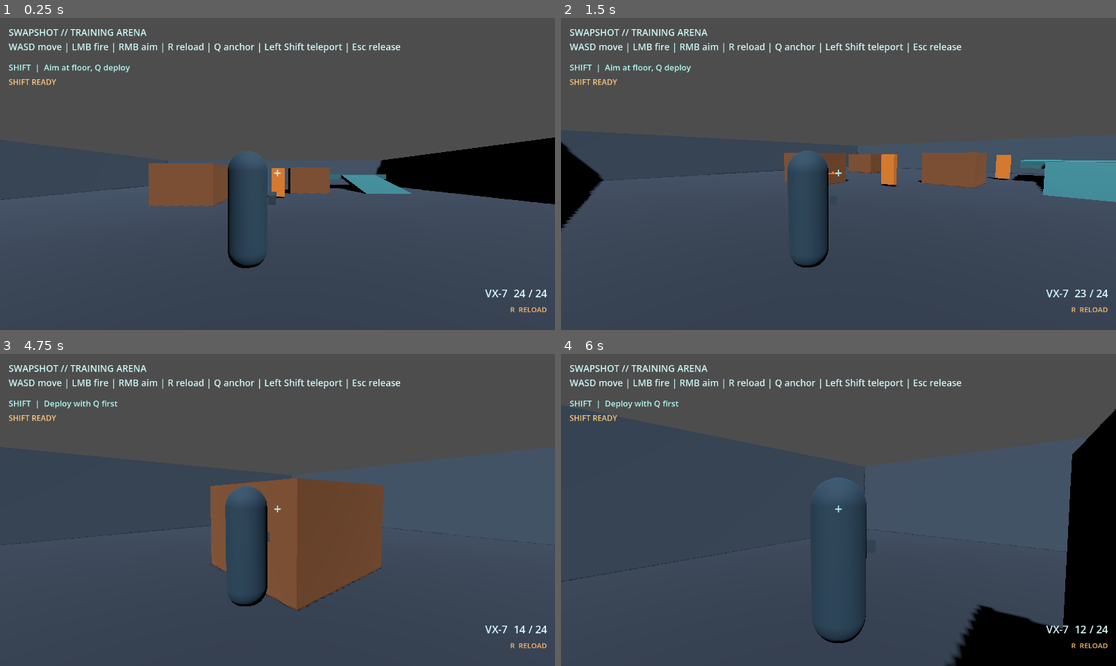
Above: before the commit, frames 1-4 (two rows, left to right).
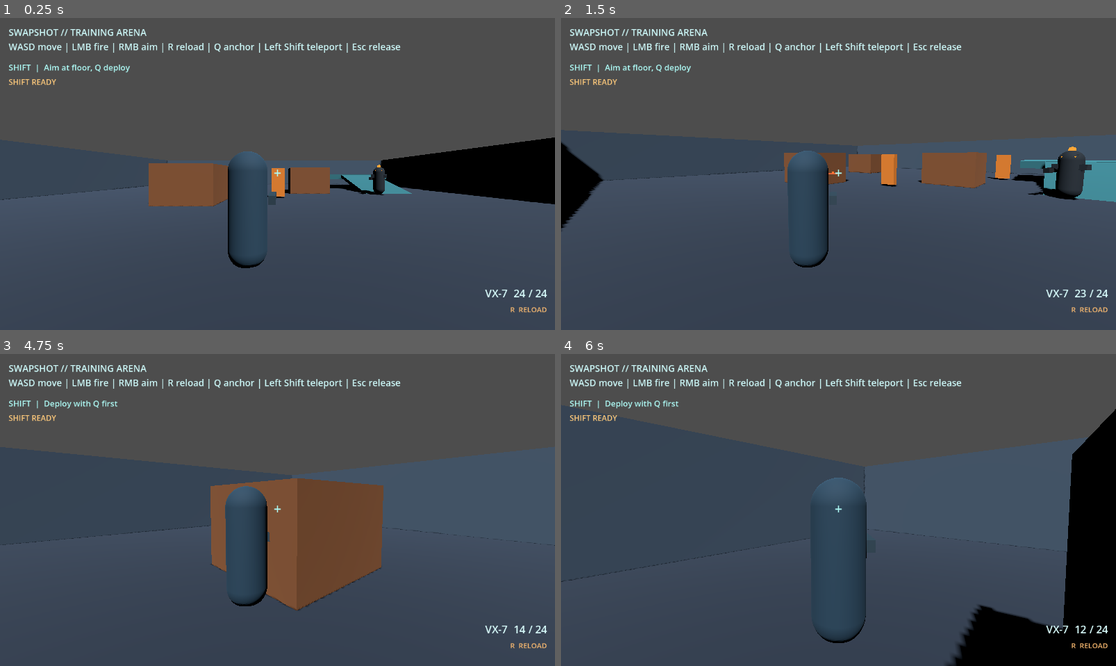
Above: after the commit, the same moments.

Repository: mishraaditya595/swapshot
Game: Godot game, scene res://scenes/main.tscn
Two runs of this game, one before a commit and one after it. Both use one fixed random seed, a clock stepped at 60 frames per second and the inputs below.
Inputs (mouse positions are in pixels of both pictures, inside the frame that each line leads up to):
- Up to frame 1 (0.25 s): no input
- Up to frame 2 (1.5 s): tap Enter at 0.5 s; move the mouse to (960, 158) at 0.52 s; hold D (move_right) 0.53-1.28 s; hold Right mouse button (aim) 0.53-1.28 s; click (960, 158) at 0.8 s; move the mouse to (810, 174) at 1.27 s; hold W (move_forward) from 1.28 s (still down); click (810, 174) at 1.35 s
- Up to frame 3 (4.75 s): keep holding W (move_forward); right-click (249, 510) at 1.55 s; move the mouse to (288, 503) at 2.02 s; hold Right mouse button (aim) 2.03-2.78 s; click (288, 503) at 2.3 s; move the mouse to (271, 516) at 2.77 s; tap Q (deploy_anchor) at 2.85 s; click (271, 516) at 2.92 s; right-click (271, 516) at 3.05 s; move the mouse to (316, 513) at 3.52 s; press the mouse at (316, 513) at 3.53 s; move the mouse to (233, 506) at 4.27 s; release the mouse at (233, 506) at 4.28 s; tap Shift (shift_teleport) at 4.35 s; right-click (233, 506) at 4.55 s
- Up to frame 4 (6 s): move the mouse to (844, 510) at 5.02 s; hold Right mouse button (aim) 5.03-5.78 s; click (844, 510) at 5.3 s; move the mouse to (816, 503) at 5.77 s; release W (move_forward) at 5.78 s; hold D (move_right) from 5.78 s (still down); click (816, 503) at 5.85 s

The runs differ from the first frame. In frame 1, 0.2% of the frame differs, in the area x 64-70%, y 46-57%; in frame 2, 0.9%, in the area x 84-96%, y 41-59%; in frame 3, less than 0.1%; in frame 4, less than 0.1%.

Commit message:
MS-05: add damageable Helix guard and echo-aware combat

Diff:
--- /dev/null
+++ b/scenes/enemies/security_trooper.tscn
@@ -0,0 +1,101 @@
+[gd_scene load_steps=13 format=3]
+
+[ext_resource type="Script" path="res://scripts/security_trooper.gd" id="1_ai"]
+
+[sub_resource type="CapsuleShape3D" id="Collider"]
+radius = 0.43
+height = 1.9
+
+[sub_resource type="StandardMaterial3D" id="Armor"]
+albedo_color = Color(0.13, 0.17, 0.21, 1)
+roughness = 0.86
+
+[sub_resource type="StandardMaterial3D" id="Helmet"]
+albedo_color = Color(0.22, 0.26, 0.29, 1)
+roughness = 0.7
+
+[sub_resource type="StandardMaterial3D" id="Amber"]
+albedo_color = Color(0.97, 0.47, 0.13, 1)
+emission_enabled = true
+emission = Color(0.7, 0.25, 0.02, 1)
+
+[sub_resource type="StandardMaterial3D" id="Gunmetal"]
+albedo_color = Color(0.07, 0.09, 0.12, 1)
+
+[sub_resource type="CapsuleMesh" id="BodyMesh"]
+radius = 0.39
+mid_height = 1.08
+material = SubResource("Armor")
+
+[sub_resource type="BoxMesh" id="HeadMesh"]
+size = Vector3(0.53, 0.37, 0.5)
+material = SubResource("Helmet")
+
+[sub_resource type="BoxMesh" id="ShouldersMesh"]
+size = Vector3(1.04, 0.22, 0.49)
+material = SubResource("Armor")
+
+[sub_resource type="BoxMesh" id="VisorMesh"]
+size = Vector3(0.42, 0.13, 0.08)
+material = SubResource("Amber")
+
+[sub_resource type="BoxMesh" id="GunMesh"]
+size = Vector3(0.2, 0.2, 0.82)
+material = SubResource("Gunmetal")
+
+[sub_resource type="SphereMesh" id="SignalMesh"]
+radius = 0.115
+height = 0.23
+
+[node name="SecurityTrooper" type="StaticBody3D" groups=["enemy"]]
+collision_layer = 1
+collision_mask = 1
+script = ExtResource("1_ai")
+
+[node name="CollisionShape3D" type="CollisionShape3D" parent="."]
+shape = SubResource("Collider")
+
+[node name="VisualRoot" type="Node3D" parent="."]
+rotation = Vector3(0, 3.1415927, 0)
+
+[node name="Body" type="MeshInstance3D" parent="VisualRoot"]
+mesh = SubResource("BodyMesh")
+
+[node name="Head" type="MeshInstance3D" parent="VisualRoot"]
+position = Vector3(0, 0.67, 0)
+mesh = SubResource("HeadMesh")
+
+[node name="Shoulders" type="MeshInstance3D" parent="VisualRoot"]
+position = Vector3(0, 0.32, 0)
+mesh = SubResource("ShouldersMesh")
+
+[node name="Visor" type="MeshInstance3D" parent="VisualRoot"]
+position = Vector3(0, 0.69, -0.28)
+mesh = SubResource("VisorMesh")
+
+[node name="Weapon" type="MeshInstance3D" parent="VisualRoot"]
+position = Vector3(0.51, 0.16, -0.32)
+mesh = SubResource("GunMesh")
+
+[node name="Eye" type="Marker3D" parent="VisualRoot"]
+position = Vector3(0, 0.62, -0.23)
+
+[node name="Muzzle" type="Marker3D" parent="VisualRoot"]
+position = Vector3(0.51, 0.17, -0.79)
+
+[node name="AlertLamp" type="MeshInstance3D" parent="VisualRoot"]
+position = Vector3(0, 1.04, 0)
+mesh = SubResource("SignalMesh")
+visible = false
+
+[node name="WarningFlash" type="MeshInstance3D" parent="VisualRoot"]
+position = Vector3(0.51, 0.17, -0.83)
+scale = Vector3(1.7, 1.7, 1.7)
+mesh = SubResource("SignalMesh")
+visible = false
+
+[node name="MuzzleFlash" type="MeshInstance3D" parent="VisualRoot"]
+position = Vector3(0.51, 0.17, -0.84)
+scale = Vector3(2.4, 2.4, 2.4)
+mesh = SubResource("SignalMesh")
+visible = false
--- /dev/null
+++ b/scenes/levels/ms05_firefight.tscn
@@ -0,0 +1,11 @@
+[gd_scene load_steps=3 format=3]
+
+[ext_resource type="PackedScene" path="res://scenes/levels/greybox_arena.tscn" id="1_arena"]
+[ext_resource type="PackedScene" path="res://scenes/enemies/security_trooper.tscn" id="2_trooper"]
+
+[node name="MS05Firefight" type="Node3D"]
+
+[node name="Arena" parent="." instance=ExtResource("1_arena")]
+
+[node name="HelixTrooper" parent="." instance=ExtResource("2_trooper")]
+position = Vector3(8.0, 1.03, -1.0)
--- a/scenes/main.tscn
+++ b/scenes/main.tscn
@@ -1,7 +1,7 @@
 [gd_scene load_steps=2 format=3]
 
-[ext_resource type="PackedScene" path="res://scenes/levels/greybox_arena.tscn" id="1_arena"]
+[ext_resource type="PackedScene" path="res://scenes/levels/ms05_firefight.tscn" id="1_encounter"]
 
 [node name="Swapshot" type="Node3D"]
 
-[node name="TrainingArena" parent="." instance=ExtResource("1_arena")]
+[node name="Firefight" parent="." instance=ExtResource("1_encounter")]
--- a/scripts/player_controller.gd
+++ b/scripts/player_controller.gd
@@ -1,5 +1,12 @@
 extends CharacterBody3D
 ## MS-01 third-person locomotion. Combat and SHIFT are implemented in later milestones.
+
+signal health_changed(remaining: float, maximum: float)
+signal died()
+
+@export_range(1.0, 500.0, 1.0) var max_health: float = 100.0
+var health: float = 100.0
+var is_alive: bool = true
 
 @export var move_speed: float = 6.0
 @export var acceleration: float = 22.0
@@ -15,12 +22,36 @@
 
 
 func _ready() -> void:
+    health = max_health
+    health_changed.emit(health, max_health)
     # A click enters look mode. Escape (or losing window focus) releases it.
     Input.mouse_mode = Input.MOUSE_MODE_VISIBLE
     get_window().focus_exited.connect(_release_mouse)
 
 
+# MS-05 minimal damage receiver. MS-06 owns the HUD, retry and full death flow.
+func apply_damage(amount: float) -> void:
+    if not is_alive or amount <= 0.0:
+        return
+    health = maxf(0.0, health - amount)
+    health_changed.emit(health, max_health)
+    if health <= 0.0:
+        is_alive = false
+        velocity = Vector3.ZERO
+        $ShiftAbility.set_owner_alive(false)
+        died.emit()
+
+
+func reset_health() -> void:
+    health = max_health
+    is_alive = true
+    health_changed.emit(health, max_health)
+    $ShiftAbility.set_owner_alive(true)
+
+
 func _unhandled_input(event: InputEvent) -> void:
+    if not is_alive:
+        return
     if event.is_action_pressed("release_mouse"):
         _release_mouse()
         get_viewport().set_input_as_handled()
@@ -51,6 +82,9 @@
 
 
 func _physics_process(delta: float) -> void:
+    if not is_alive:
+        velocity = Vector3.ZERO
+        return
     var input_vector: Vector2 = Input.get_vector(
         "move_left", "move_right", "move_forward", "move_backward"
     )
--- /dev/null
+++ b/scripts/security_trooper.gd
@@ -0,0 +1,296 @@
+extends StaticBody3D
+## MS-05: one stationary Helix guard with deterministic combat and SHIFT distraction.
+
+signal state_changed(next_state: int)
+signal damaged(remaining_health: float)
+signal destroyed()
+signal shot_fired(hit_player: bool)
+signal echo_distracted(world_position: Vector3)
+
+enum State { IDLE, ALERT, ATTACK, DEAD }
+
+@export_range(1.0, 500.0, 1.0) var max_health: float = 100.0
+@export_range(1.0, 60.0, 0.5) var detection_range: float = 24.0
+@export_range(30.0, 360.0, 1.0) var field_of_view_degrees: float = 145.0
+@export_range(1.0, 50.0, 0.5) var attack_range: float = 22.0
+@export_range(1.0, 50.0, 0.5) var echo_notice_range: float = 20.0
+@export_range(0.05, 3.0, 0.05) var alert_seconds: float = 0.35
+@export_range(0.05, 3.0, 0.05) var windup_seconds: float = 0.55
+@export_range(0.2, 5.0, 0.05) var fire_interval_seconds: float = 1.35
+@export_range(0.0, 50.0, 1.0) var shot_damage: float = 12.0
+@export_range(1.0, 30.0, 0.5) var turn_speed: float = 9.0
+
+const SIGHT_MASK: int = 3 # World (1) and player (2).
+const WORLD_MASK: int = 1
+
+@onready var visual_root: Node3D = $VisualRoot
+@onready var eye: Marker3D = $VisualRoot/Eye
+@onready var muzzle: Marker3D = $VisualRoot/Muzzle
+@onready var visor: MeshInstance3D = $VisualRoot/Visor
+@onready var alert_lamp: MeshInstance3D = $VisualRoot/AlertLamp
+@onready var warning_flash: MeshInstance3D = $VisualRoot/WarningFlash
+@onready var muzzle_flash: MeshInstance3D = $VisualRoot/MuzzleFlash
+
+var state: State = State.IDLE
+var health: float = 100.0
+var player: CharacterBody3D = null
+var _shift_ability: Node = null
+var _echo: Node3D = null
+var _echo_position: Vector3 = Vector3.ZERO
+var _alert_remaining: float = 0.0
+var _windup_remaining: float = 0.0
+var _cooldown_remaining: float = 0.0
+var _flash_remaining: float = 0.0
+var _hit_remaining: float = 0.0
+var _lost_sight_remaining: float = 0.0
+var _normal_visor_material: Material
+var _hit_material: StandardMaterial3D
+
+
+func _ready() -> void:
+    health = max_health
+    _normal_visor_material = visor.get_active_material(0)
+    _hit_material = _glow_material(Color(1.0, 0.97, 0.83))
+    alert_lamp.material_override = _glow_material(Color(1.0, 0.65, 0.22))
+    warning_flash.material_override = _glow_material(Color(1.0, 0.31, 0.09))
+    muzzle_flash.material_override = _glow_material(Color(1.0, 0.95, 0.56))
+    alert_lamp.visible = false
+    warning_flash.visible = false
+    muzzle_flash.visible = false
+    var candidate: Node = get_tree().get_first_node_in_group("player")
+    if candidate is CharacterBody3D:
+        bind_player(candidate as CharacterBody3D)
+
+
+func _glow_material(tint: Color) -> StandardMaterial3D:
+    var result := StandardMaterial3D.new()
+    result.shading_mode = BaseMaterial3D.SHADING_MODE_UNSHADED
+    result.albedo_color = tint
+    result.emission_enabled = true
+    result.emission = tint
+    result.emission_energy_multiplier = 1.2
+    return result
+
+
+# The scene can be reused in other arenas; binding is idempotent.
+func bind_player(target: CharacterBody3D) -> void:
+    _disconnect_shift()
+    player = target
+    if player == null or not is_instance_valid(player):
+        return
+    _shift_ability = player.get_node_or_null("ShiftAbility")
+    if _shift_ability != null:
+        if not _shift_ability.is_connected("echo_spawned", _on_echo_spawned):
+            _shift_ability.connect("echo_spawned", _on_echo_spawned)
+        if not _shift_ability.is_connected("echo_ended", _on_echo_ended):
+            _shift_ability.connect("echo_ended", _on_echo_ended)
+
+
+func _disconnect_shift() -> void:
+    if is_instance_valid(_shift_ability):
+        if _shift_ability.is_connected("echo_spawned", _on_echo_spawned):
+            _shift_ability.disconnect("echo_spawned", _on_echo_spawned)
+        if _shift_ability.is_connected("echo_ended", _on_echo_ended):
+            _shift_ability.disconnect("echo_ended", _on_echo_ended)
+    _shift_ability = null
+    _echo = null
+
+
+func _exit_tree() -> void:
+    _disconnect_shift()
+
+
+func _physics_process(delta: float) -> void:
+    advance_ai(delta)
+
+
+# Physics-time progression is callable by headless tests without wall-clock sleeps.
+func advance_ai(delta: float) -> void:
+    if delta <= 0.0 or state == State.DEAD or get_tree().paused:
+        return
+    _cooldown_remaining = maxf(0.0, _cooldown_remaining - delta)
+    _flash_remaining = maxf(0.0, _flash_remaining - delta)
+    muzzle_flash.visible = _flash_remaining > 0.0
+    _hit_remaining = maxf(0.0, _hit_remaining - delta)
+    if _hit_remaining <= 0.0:
+        visor.material_override = null
+
+    if _echo != null:
+        if not is_instance_valid(_echo) or _echo.is_queued_for_deletion():
+            _clear_echo()
+        else:
+            _set_state(State.ALERT)
+            _turn_toward(_echo_position, delta)
+            return
+
+    if not _player_is_alive():
+        _set_state(State.IDLE)
+        return
+
+    var spotted: bool = _can_see_player()
+    if state == State.IDLE:
+        if spotted and _within_fov(_player_aim_point()):
+            _enter_alert()
+    elif state == State.ALERT:
+        _turn_toward(_player_aim_point(), delta)
+        if spotted:
+            _lost_sight_remaining = 0.6
+            _alert_remaining = maxf(0.0, _alert_remaining - delta)
+            if _alert_remaining <= 0.0:
+                _set_state(State.ATTACK)
+        else:
+            _lost_sight_remaining -= delta
+            if _lost_sight_remaining <= 0.0:
+                _set_state(State.IDLE)
+    elif state == State.ATTACK:
+        _turn_toward(_player_aim_point(), delta)
+        if not spotted or eye.global_position.distance_to(_player_aim_point()) > attack_range:
+            _enter_alert()
+            return
+        if _windup_remaining > 0.0:
+            _windup_remaining = maxf(0.0, _windup_remaining - delta)
+            if _windup_remaining <= 0.0:
+                warning_flash.visible = false
+                _fire()
+        elif _cooldown_remaining <= 0.0:
+            _windup_remaining = windup_seconds
+            warning_flash.visible = true
+
+
+func _player_is_alive() -> bool:
+    return (is_instance_valid(player) and not player.is_queued_for_deletion()
+        and player.is_inside_tree() and bool(player.get("is_alive")))
+
+
+func _player_aim_point() -> Vector3:
+    return player.global_position + Vector3.UP * 0.3
+
+
+func _trace(from: Vector3, to: Vector3, mask: int) -> Dictionary:
+    var query := PhysicsRayQueryParameters3D.create(
+        from, to, mask, [get_rid()]
+    )
+    query.hit_from_inside = true
+    return get_world_3d().direct_space_state.intersect_ray(query)
+
+
+func _can_see_player() -> bool:
+    if not _player_is_alive():
+        return false
+    var point: Vector3 = _player_aim_point()
+    if eye.global_position.distance_to(point) > detection_range:
+        return false
+    return _trace(eye.global_position, point, SIGHT_MASK).get("collider") == player
+
+
+func _within_fov(point: Vector3) -> bool:
+    var direction: Vector3 = point - eye.global_position
+    direction.y = 0.0
+    if direction.length_squared() < 0.001:
+        return true
+    var forward: Vector3 = -visual_root.global_basis.z
+    forward.y = 0.0
+    return forward.normalized().dot(direction.normalized()) >= cos(
+        deg_to_rad(field_of_view_degrees) * 0.5
+    )
+
+
+func _turn_toward(point: Vector3, delta: float) -> void:
+    var direction: Vector3 = point - global_position
+    direction.y = 0.0
+    if direction.length_squared() < 0.001:
+        return
+    var target_yaw: float = atan2(-direction.x, -direction.z)
+    visual_root.rotation.y = lerp_angle(
+        visual_root.rotation.y, target_yaw, minf(1.0, turn_speed * delta)
+    )
+
+
+func _set_state(next: State) -> void:
+    if state == next:
+        return
+    state = next
+    alert_lamp.visible = state == State.ALERT or state == State.ATTACK
+    if state != State.ATTACK:
+        _cancel_windup()
+    state_changed.emit(int(state))
+
+
+func _enter_alert() -> void:
+    _alert_remaining = alert_seconds
+    _lost_sight_remaining = 0.6
+    _set_state(State.ALERT)
+
+
+func _cancel_windup() -> void:
+    _windup_remaining = 0.0
+    warning_flash.visible = false
+
+
+func _fire() -> void:
+    if state != State.ATTACK or not _player_is_alive():
+        return
+    var point: Vector3 = _player_aim_point()
+    if muzzle.global_position.distance_to(point) > attack_range:
+        _enter_alert()
+        return
+    # The same weapon ray must be unobstructed at discharge time.
+    var hit: Dictionary = _trace(muzzle.global_position, point, SIGHT_MASK)
+    if hit.get("collider") != player:
+        _enter_alert()
+        return
+    _cooldown_remaining = fire_interval_seconds
+    _flash_remaining = 0.08
+    muzzle_flash.visible = true
+    player.call("apply_damage", shot_damage)
+    shot_fired.emit(true)
+    if not _player_is_alive():
+        _set_state(State.IDLE)
+
+
+func _on_echo_spawned(ghost: Node3D, at: Vector3) -> void:
+    if state == State.DEAD or not is_instance_valid(ghost):
+        return
+    if eye.global_position.distance_to(at + Vector3.UP * 0.3) > echo_notice_range:
+        return
+    # Holograms have no collider. Test only world occlusion.
+    if not _trace(eye.global_position, at + Vector3.UP * 0.3, WORLD_MASK).is_empty():
+        return
+    _echo = ghost
+    _echo_position = at
+    _enter_alert()
+    echo_distracted.emit(at)
+
+
+func _on_echo_ended(_at: Vector3) -> void:
+    _clear_echo()
+
+
+func _clear_echo() -> void:
+    _echo = null
+    if state != State.DEAD:
+        _enter_alert()
+
+
+func apply_damage(amount: float) -> void:
+    if state == State.DEAD or amount <= 0.0:
+        return
+    health = maxf(0.0, health - amount)
+    damaged.emit(health)
+    if health <= 0.0:
+        _echo = null
+        _set_state(State.DEAD)
+        collision_layer = 0
+        collision_mask = 0
+        _flash_remaining = 0.0
+        muzzle_flash.visible = false
+        alert_lamp.visible = false
+        visual_root.rotation.z = deg_to_rad(73.0)
+        set_physics_process(false)
+        _disconnect_shift()
+        destroyed.emit()
+    else:
+        visor.material_override = _hit_material
+        _hit_remaining = 0.14
+        if _player_is_alive() and _echo == null:
+            _enter_alert()
